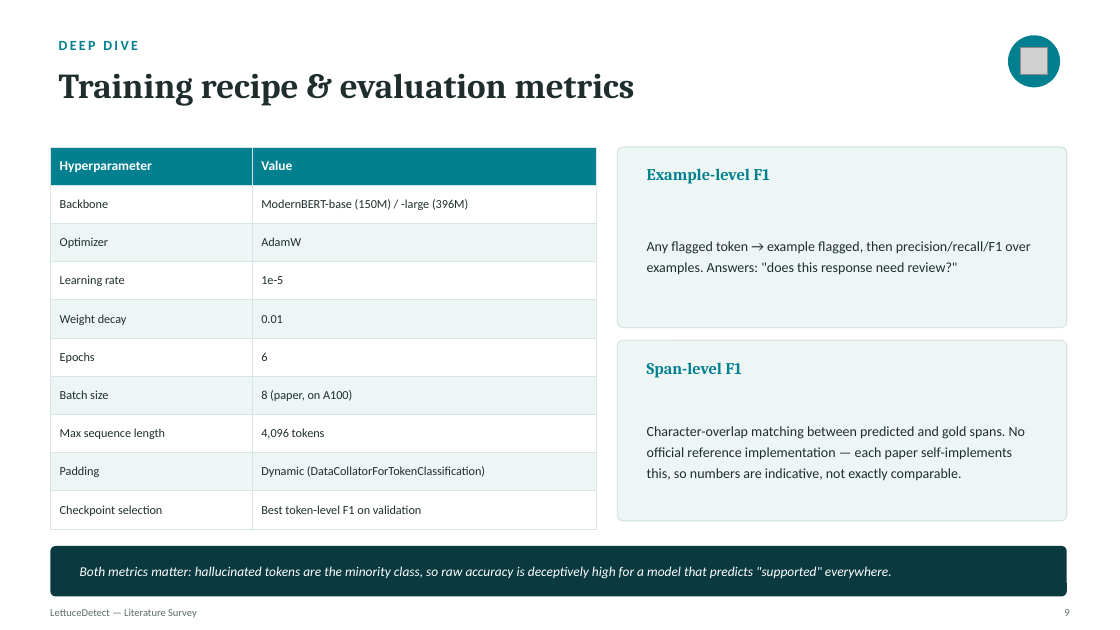
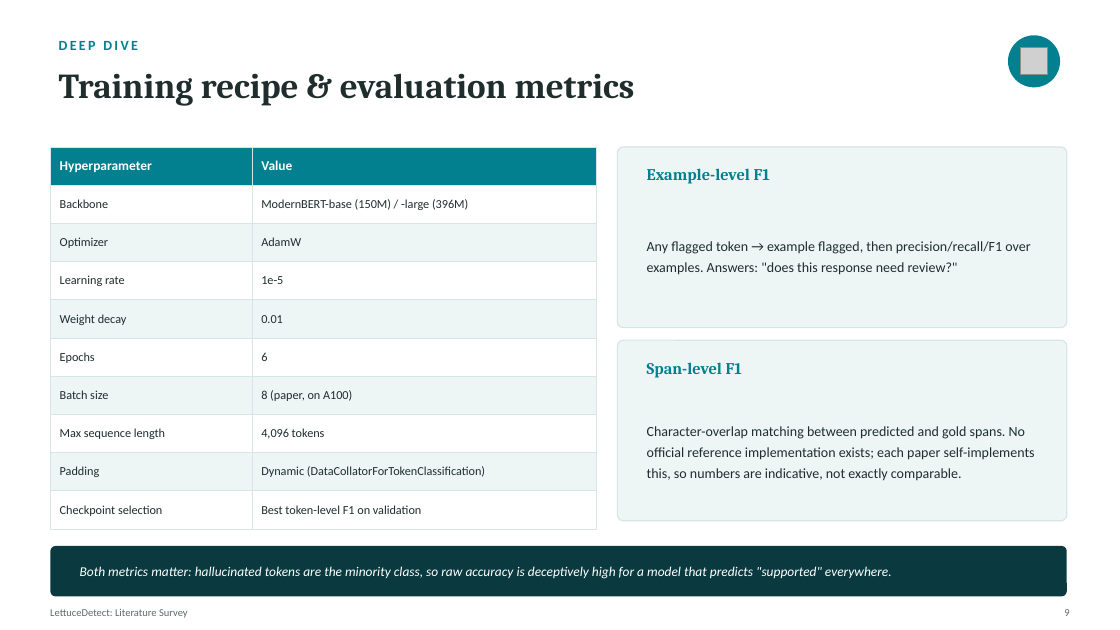
Before and after one commit to AfzalRaja001/lettucedetect-reimpl, a slide deck: slide 9 of docs/LettuceDetect_Presentation_.pptx. Drawn at 1120x630 pixels with LibreOffice and Linux fonts; fonts in the diff are those of the drawing; grey boxes stand for pictures. Boxes give left, top, right and bottom in pixels: in the first picture for what was removed or moved away, otherwise in the second. Text is boxed around its words. In the diff, an @@ line names an element or a change of style, - is before the commit and + after.

```diff
--- a/docs/LettuceDetect_Presentation_.pptx
+++ b/docs/LettuceDetect_Presentation_.pptx
@@ text at (x1=647, y1=426, x2=1035, y2=481): text changed @@
-Character-overlap matching between predicted and gold spans. No official reference implementation — each paper self-implements this, so numbers are indicative, not exactly comparable.
+Character-overlap matching between predicted and gold spans. No official reference implementation exists; each paper self-implements this, so numbers are indicative, not exactly comparable.
@@ text at (x1=50, y1=609, x2=188, y2=618): text changed @@
-LettuceDetect — Literature Survey
+LettuceDetect: Literature Survey
```
Also in this commit, not shown: 20 other slides changed, 2 other files.
